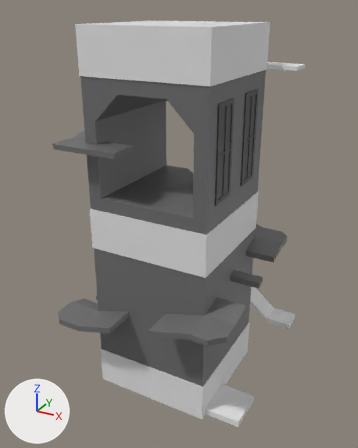
The FBX model Assets/Models/floor2.fbx as it was, and as the next commit left it.
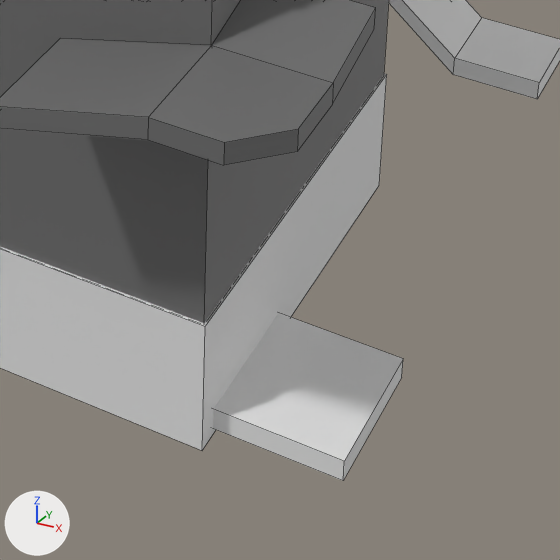
Each version is shown whole from a camera (50 mm lens) standing at (3.63, -6.56, 6.17) and looking at (-0.14, 0.29, 2.74), then close up on the part from 42% to 82% of the width and 68% to 100% of the height. Arrows for +X, +Y and +Z are at lower left; the lights stay in place. The close-ups show mesh edges as thin lines. Where no turn or scale is listed for an object, it has been applied to the vertices.

Objects in the first close-up: 'floor2.0', 'floor2.0Extras', 'floor2.1', 'floor2.1Extras'.
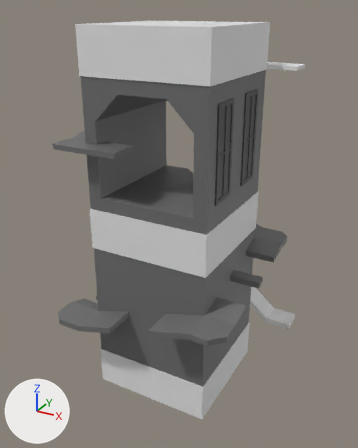
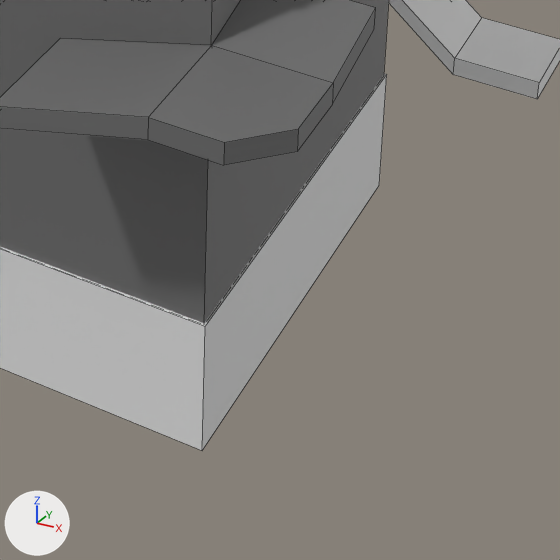
Pixel boxes [x1, y1, x2, y2] of what changed, in the close-ups (560 x 560 px):
```json
{"object": "floor2.0Extras", "change": "reshaped", "before": [213, 0, 560, 481], "after": [389, 0, 560, 99]}
{"part": 1, "of": "me_cube_017", "change": "deleted", "before": [213, 313, 403, 481]}
```

Scene script edits in JSON lines:
```json
{"block": "me_cube_017", "where": "me_cube_017.from_pydata(...)  # 28 vertices, 24 faces; spans x -0.1..1.59, y -0.9..2.49, z 0.03..0.66"}
{"block": "me_cube_017", "where": "# used by ob_floor2_0extras; location = (0.0, 0.0, 0.0)"}
{"block": "me_cube_017", "change": "me_cube_017 part 1: the loose piece of 8 vertices spanning x 0.94..1.59, y -0.9..-0.23, z 0.03..0.14 is deleted"}
```
